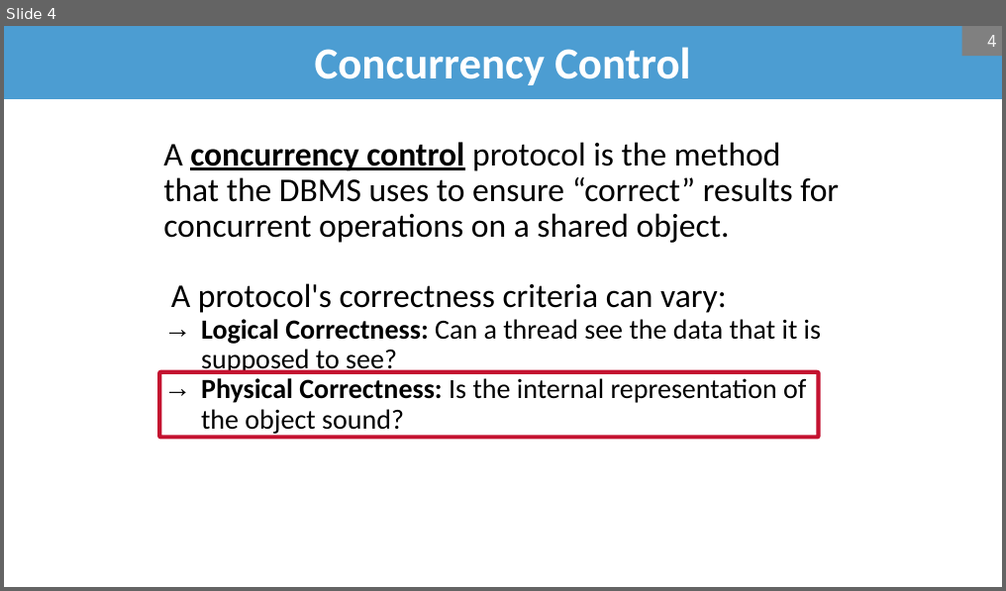
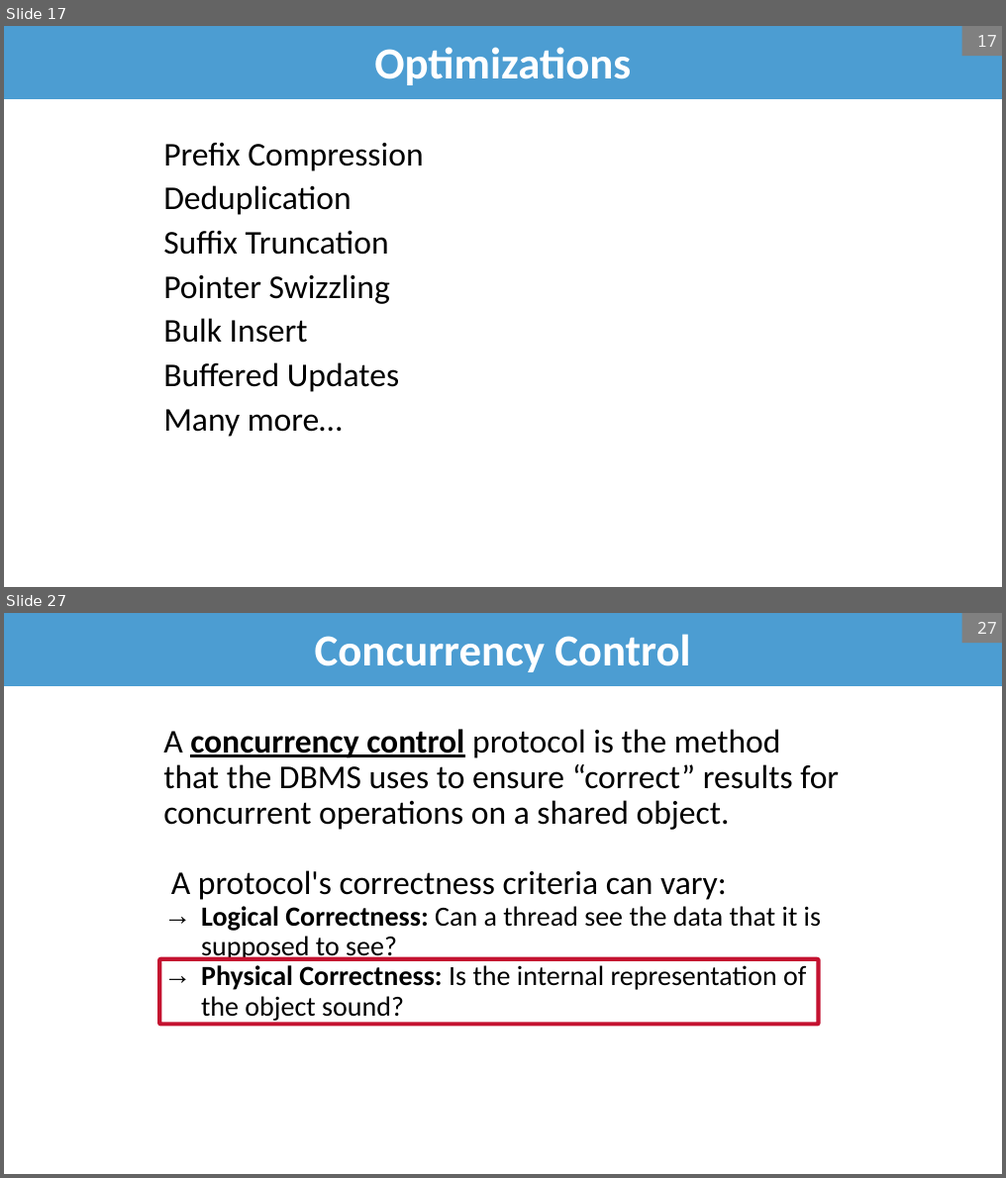
Before and after one commit to bsb20/bsb20.github.io, a slide deck: docs/421_f26/lectures/L08_concurrent_b_plus.pptx. Shown one above the other, each under a label of ours: slide 4 before the commit, slides 17 and 27 after it; the slides between them are not shown. The pictures are 1006x591 and 1006x1178 pixels, drawn with LibreOffice and Linux fonts; fonts in the diff are those of the drawing; background and template pictures are left out. Boxes give left, top, right and bottom in pixels: in the first picture for what was removed or moved away, otherwise in the second. Text is boxed around its words. In the diff, an @@ line names an element or a change of style, - is before the commit and + after.

```diff
--- a/docs/421_f26/lectures/L08_concurrent_b_plus.pptx
+++ b/docs/421_f26/lectures/L08_concurrent_b_plus.pptx
@@ slide 17 added at box(4, 26, 1002, 587), background #FFFFFF @@
@@ title added at box(4, 26, 1002, 99), fill #4C9DD2, 32 pt, text #FFFFFF, bold @@
+Optimizations
@@ page number added at box(962, 26, 1002, 56), fill #808080, 12 pt, text #F2F2F2 @@
+17
@@ text added at box(163, 143, 423, 437), 24 pt, text #000000 @@
+Prefix Compression
+Deduplication
+Suffix Truncation
+Pointer Swizzling
+Bulk Insert
+Buffered Updates
+Many more…
@@ what was slide 4 is now slide 27 @@
@@ page number at box(977, 622, 997, 634): text changed @@
-4
+27
```
Also in this commit, not shown: 15 slides changed, 24 other slides added, 1 slide removed, 1 other file.
